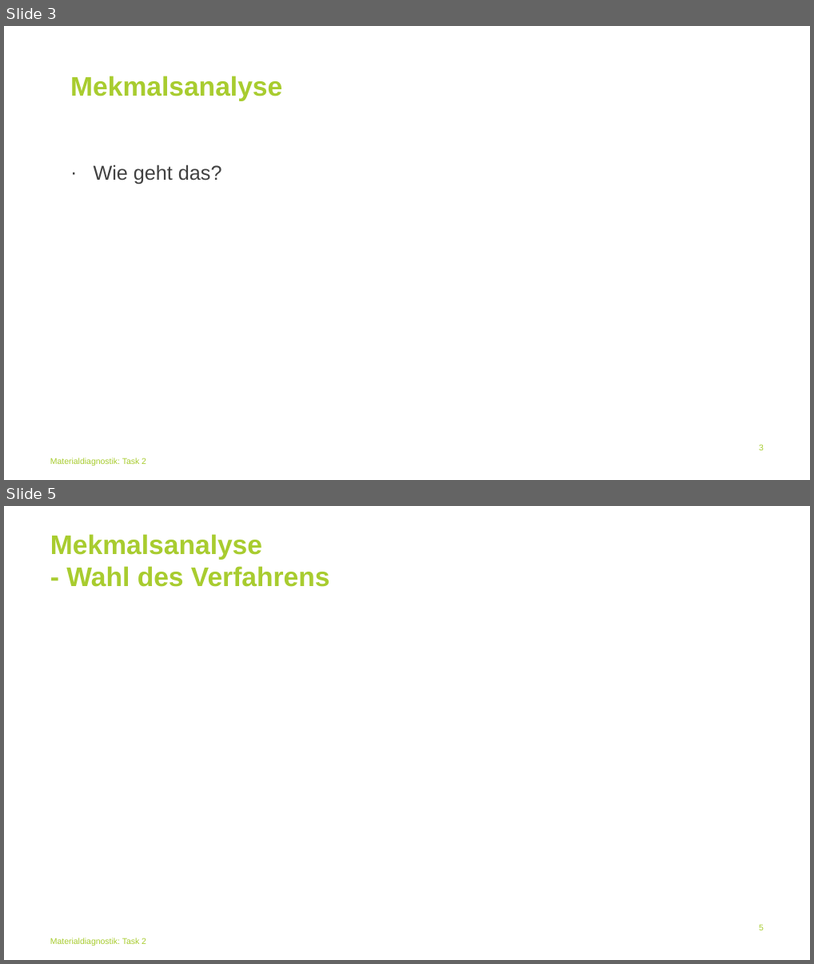
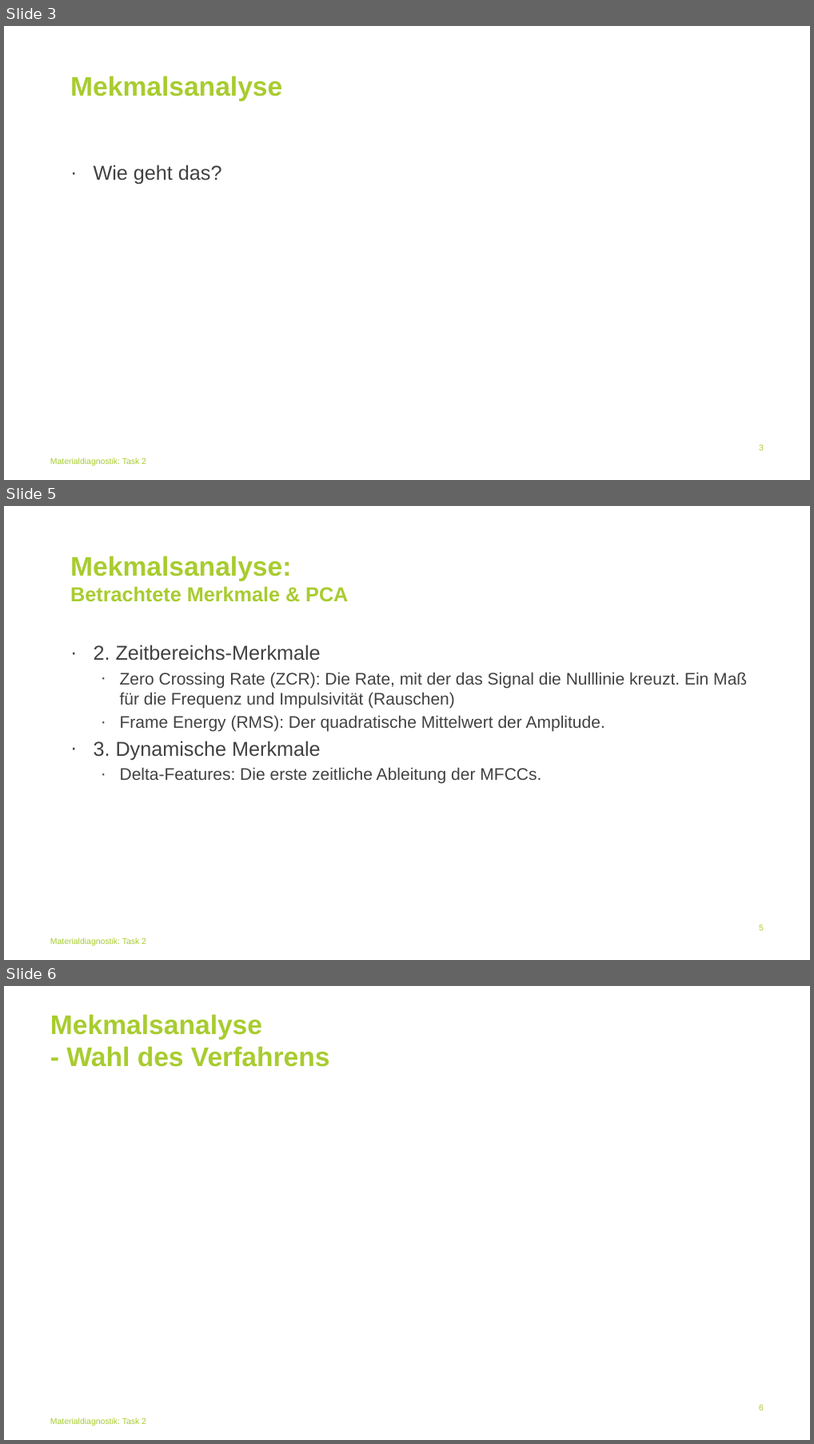
Before and after one commit to BGielczynski/AI_diagnostics, a slide deck: Task_2/Task2Powerpoint.pptx. Shown one above the other, each under a label of ours: slides 3 and 5 before the commit, slides 3, 5 and 6 after it; the slides between them are not shown. The pictures are 814x964 and 814x1444 pixels, drawn with LibreOffice and Linux fonts; fonts in the diff are those of the drawing; background and template pictures are left out. Boxes give left, top, right and bottom in pixels: in the first picture for what was removed or moved away, otherwise in the second. Text is boxed around its words. In the diff, an @@ line names an element or a change of style, - is before the commit and + after.

Commit message:
updated Powerpoint with "merkmale"

```diff
--- a/Task_2/Task2Powerpoint.pptx
+++ b/Task_2/Task2Powerpoint.pptx
@@ slide 5 added at (x1=4, y1=506, x2=810, y2=960), background #FFFFFF; not listed: 1 template element that a slide beside it also shows @@
@@ title added at (x1=70, y1=556, x2=348, y2=602), 24 pt, text #A8CC2F, bold @@
+Mekmalsanalyse:
+Betrachtete Merkmale & PCA
@@ text added at (x1=94, y1=644, x2=747, y2=783), 20 pt, text #414141 @@
+· 2. Zeitbereichs-Merkmale
+  · Zero Crossing Rate (ZCR): Die Rate, mit der das Signal die Nulllinie kreuzt. Ein Maß für die Frequenz und Impulsivität (Rauschen)
+  · Frame Energy (RMS): Der quadratische Mittelwert der Amplitude.
+· 3. Dynamische Merkmale
+  · Delta-Features: Die erste zeitliche Ableitung der MFCCs.
@@ page number added at (x1=759, y1=924, x2=764, y2=930), 10 pt, text #A8CC2F @@
+5
@@ what was slide 5 is now slide 6 @@
```
Also in this commit, not shown: 2 slides changed, 1 other file.
